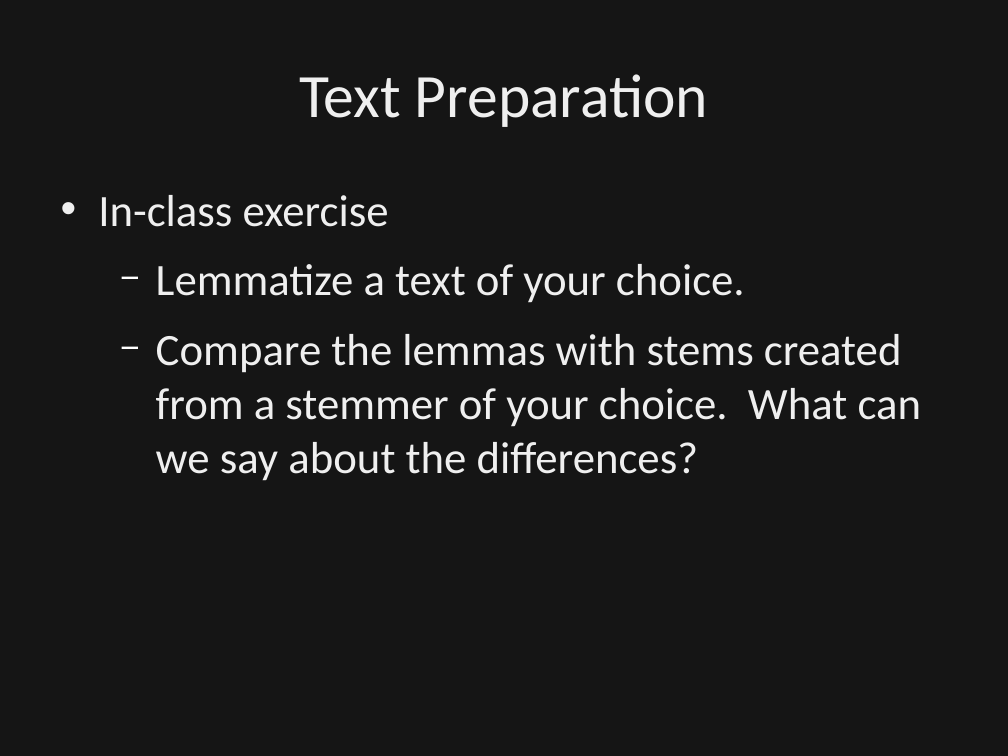
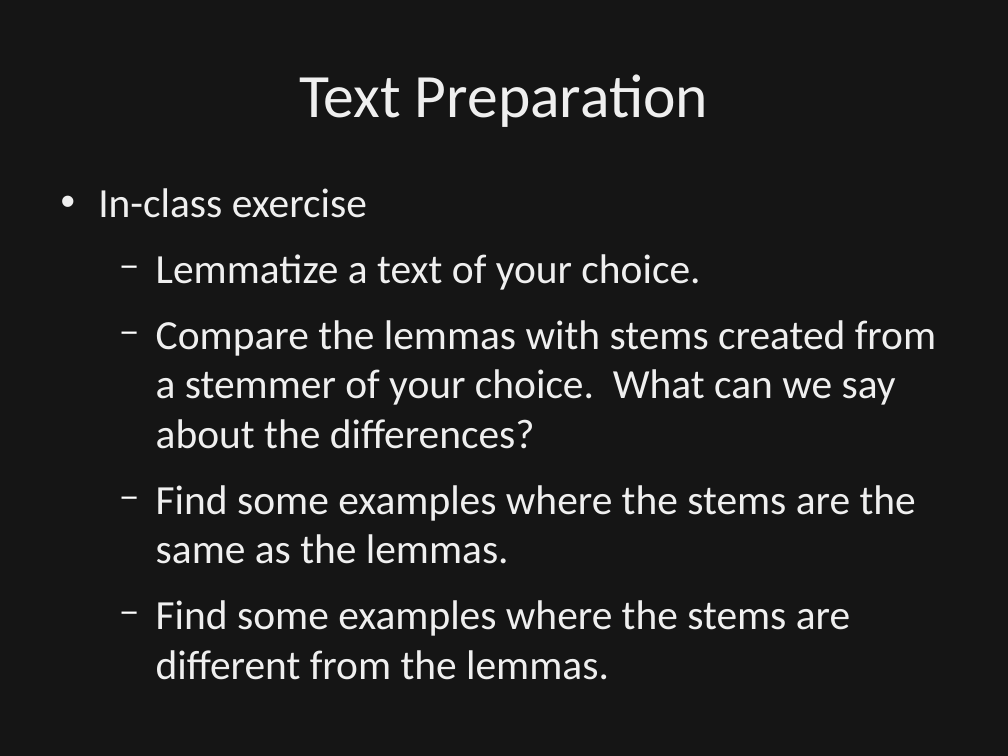
Before and after one commit to dbowmans46/PracticalProgramming, a slide deck: slide 48 of Session 7 - Python/Instructional Material/Session 7 - Python Brief Intro to NLP.odp. Drawn at 1008x756 pixels with LibreOffice and Linux fonts; fonts in the diff are those of the drawing; background and template pictures are left out; a plain dark background stands for a picture behind light text. Boxes give left, top, right and bottom in pixels: in the first picture for what was removed or moved away, otherwise in the second. Text is boxed around its words. In the diff, an @@ line names an element or a change of style, - is before the commit and + after.

Commit message:
Added worked solutions to stemmer in-class problems.  Clarified description slides of lemmatization.  Added 2 in-class problems for lemmatization.

```diff
--- a/Session 7 - Python/Instructional Material/Session 7 - Python Brief Intro to NLP.odp
+++ b/Session 7 - Python/Instructional Material/Session 7 - Python Brief Intro to NLP.odp
@@ text at (x1=98, y1=188, x2=936, y2=449): size 32 to 29.6 pt in "In-class exercise", "Lemmatize a text of your choice.", "Compare the lemmas with stems created from ..."; line spacing 1 to 0.9 @@
@@ text at (x1=156, y1=485, x2=916, y2=680): paragraphs added @@
+  − Find some examples where the stems are the same as the lemmas.
+  − Find some examples where the stems are different from the lemmas.
```
Also in this commit, not shown: 3 other slides changed, 1 other file.
